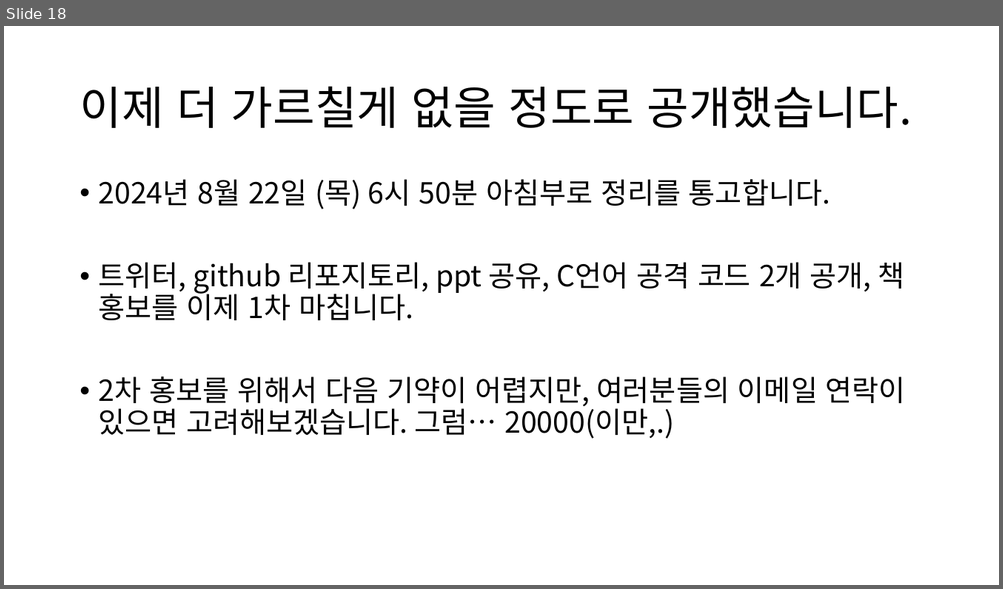
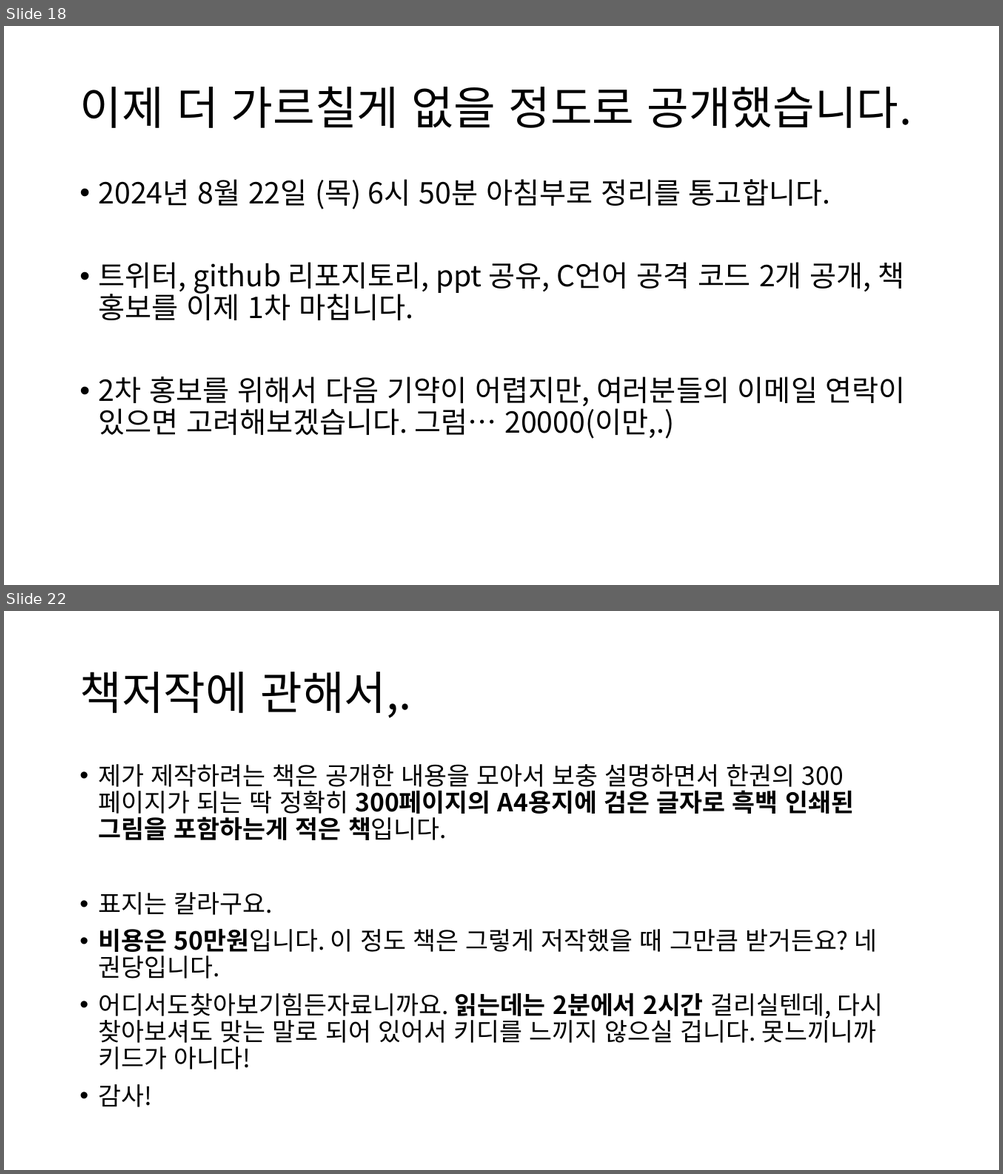
Before and after one commit to tkopppop/CveSs, a slide deck: 정경주 강의 노트.pptx. Shown one above the other, each under a label of ours: slide 18 before the commit, slides 18 and 22 after it; the slides between them are not shown. The pictures are 1003x589 and 1003x1174 pixels, drawn with LibreOffice and Linux fonts; fonts in the diff are those of the drawing. Boxes give left, top, right and bottom in pixels: in the first picture for what was removed or moved away, otherwise in the second. Text is boxed around its words. In the diff, an @@ line names an element or a change of style, - is before the commit and + after.

```diff
--- a/정경주 강의 노트.pptx
+++ b/정경주 강의 노트.pptx
@@ slide 22 added at (x1=4, y1=611, x2=999, y2=1170), background #FFFFFF @@
@@ title added at (x1=79, y1=672, x2=412, y2=718), 44 pt, text #000000 @@
+책저작에 관해서,.
@@ text added at (x1=99, y1=764, x2=883, y2=1108), 24 pt, text #000000 @@
+• 제가 제작하려는 책은 공개한 내용을 모아서 보충 설명하면서 한권의 300페이지가 되는 딱 정확히 300페이지의 A4용지에 검은 글자로 흑백 인쇄된 그림을 포함하는게 적은 책입니다.
+• 표지는 칼라구요.
+• 비용은 50만원입니다. 이 정도 책은 그렇게 저작했을 때 그만큼 받거든요? 네 권당입니다.
+• 어디서도찾아보기힘든자료니까요. 읽는데는 2분에서 2시간 걸리실텐데, 다시 찾아보셔도 맞는 말로 되어 있어서 키디를 느끼지 않으실 겁니다. 못느끼니까 키드가 아니다!
+• 감사!
```
Also in this commit, not shown: 3 other slides added.
